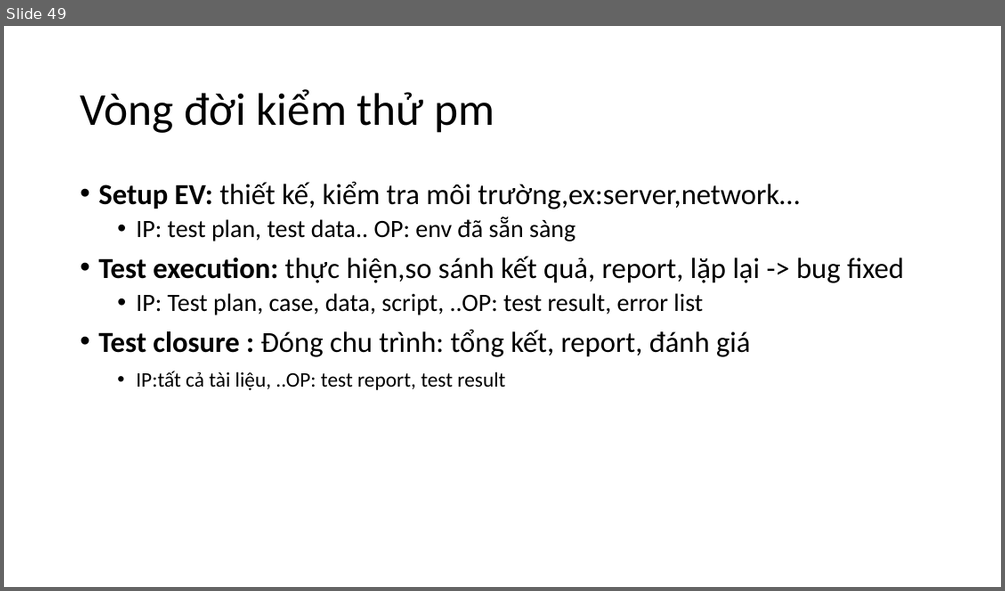
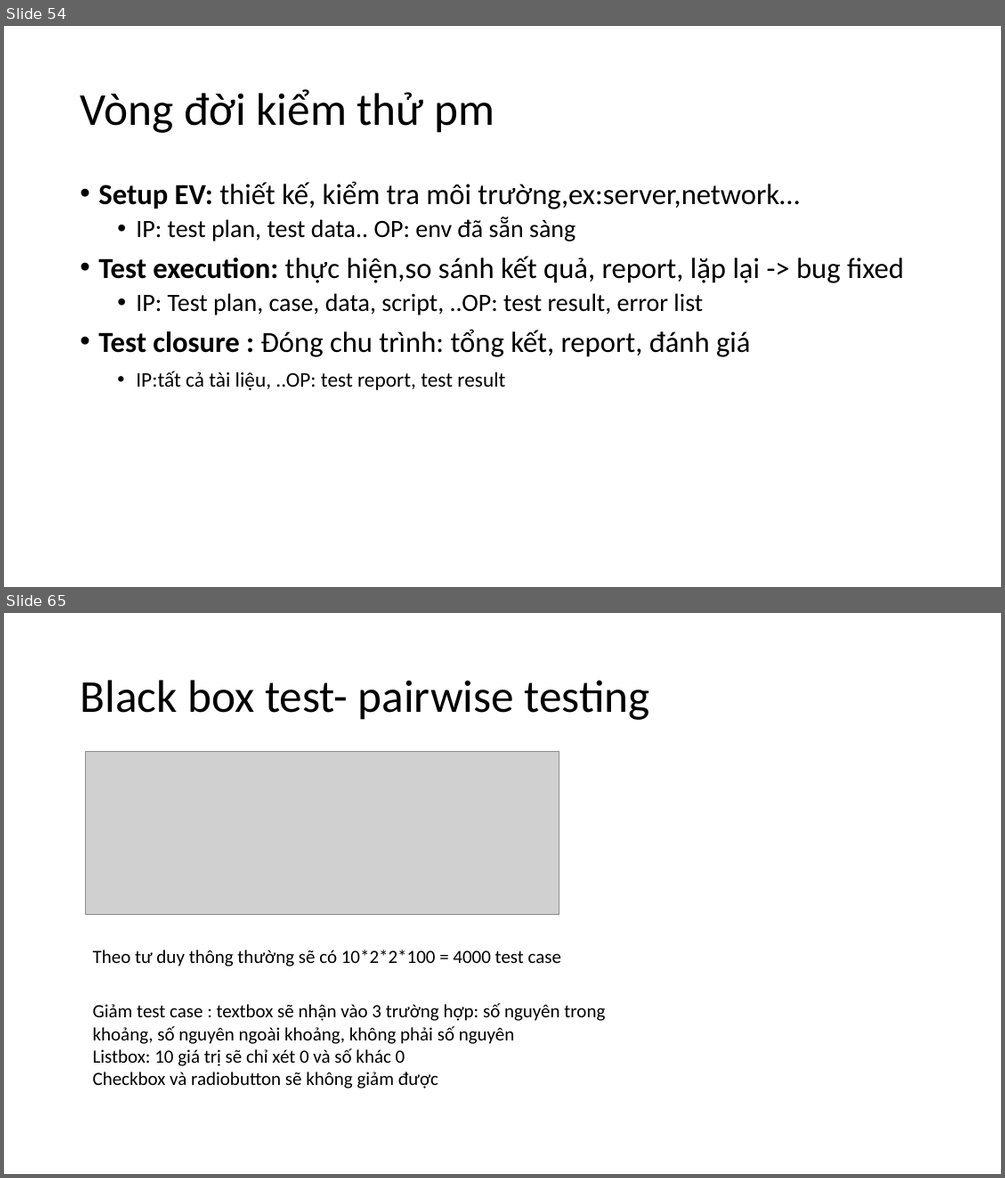
Before and after one commit to shinnobi/software_testing, a slide deck: slide/VMP_SOFTWARE_TEST.pptx. Shown one above the other, each under a label of ours: slide 49 before the commit, slides 54 and 65 after it; the slides between them are not shown. The pictures are 1005x591 and 1005x1178 pixels, drawn with LibreOffice and Linux fonts; fonts in the diff are those of the drawing; grey boxes stand for pictures. Boxes give left, top, right and bottom in pixels: in the first picture for what was removed or moved away, otherwise in the second. Text is boxed around its words. In the diff, an @@ line names an element or a change of style, - is before the commit and + after.

```diff
--- a/slide/VMP_SOFTWARE_TEST.pptx
+++ b/slide/VMP_SOFTWARE_TEST.pptx
@@ slide 65 added at [4, 613, 1001, 1174], background #FFFFFF @@
@@ title added at [80, 680, 650, 720], 44 pt, text #000000 @@
+Black box test- pairwise testing
@@ picture added at [86, 751, 558, 915] @@
@@ text added at [93, 949, 561, 966], 18 pt, text #000000 @@
+Theo tư duy thông thường sẽ có 10*2*2*100 = 4000 test case
@@ text added at [93, 1003, 605, 1088], 18 pt, text #000000 @@
+Giảm test case : textbox sẽ nhận vào 3 trường hợp: số nguyên trong khoảng, số nguyên ngoài khoảng, không phải số nguyên
+Listbox: 10 giá trị sẽ chỉ xét 0 và số khác 0
+Checkbox và radiobutton sẽ không giảm được
@@ what was slide 49 is now slide 54 @@
```
Also in this commit, not shown: 3 slides changed, 29 other slides added, 1 slide removed, 1 other file.
